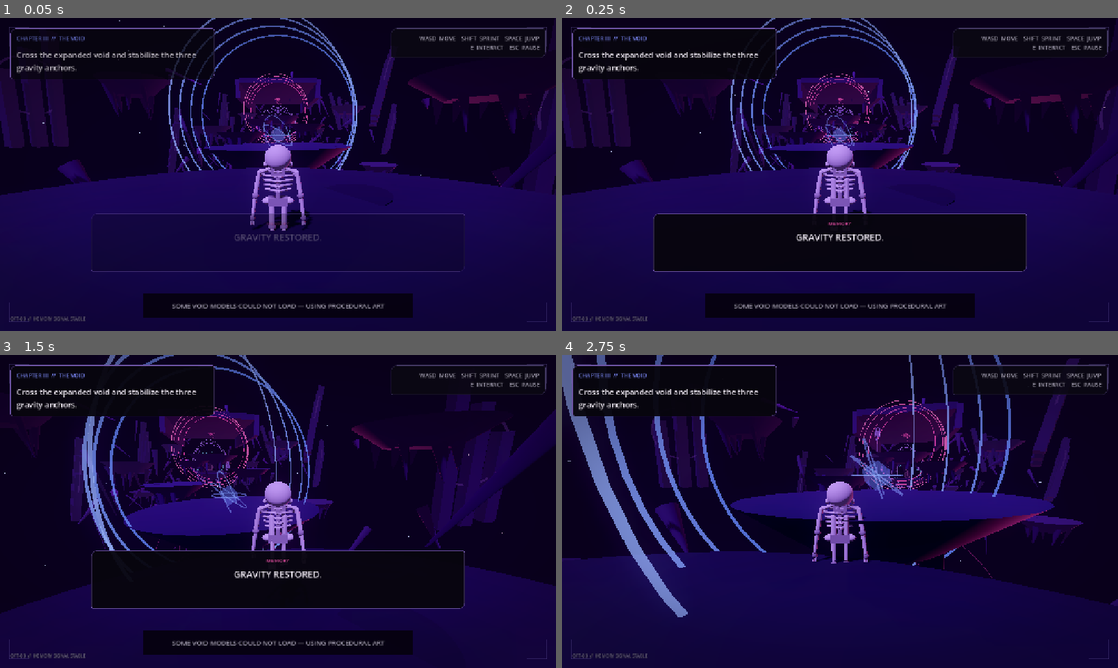
Above: before the commit, frames 1-4 (two rows, left to right).
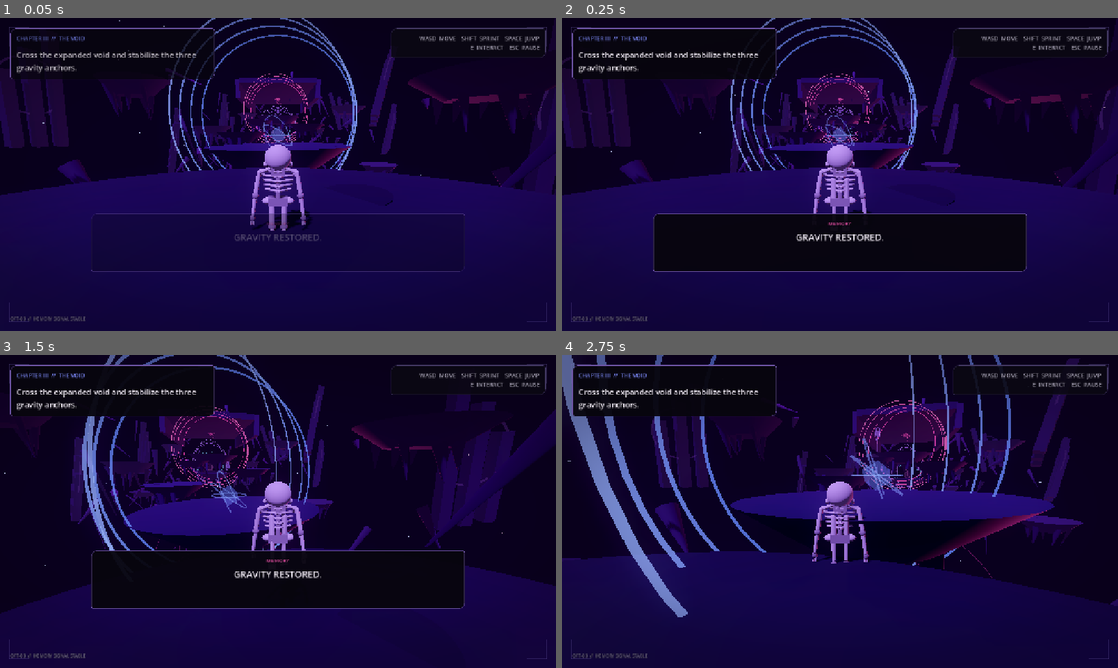
Above: after the commit, the same moments.

Repository: fuzeonspotify/outoftime
Game: Godot game, scene res://scenes/afterlife_city.tscn
The game is run twice, just before and just after one commit, with the same random seed, the same clock (stepped at 60 frames per second) and the same inputs. This scene is started directly instead of the project's main scene.
Inputs (mouse positions are in pixels of both pictures, inside the frame that each line leads up to):
- Up to frame 1 (0.05 s): no input
- Up to frame 2 (0.25 s): no input
- Up to frame 3 (1.5 s): tap Enter (ui_accept) at 0.5 s; move the mouse to (272, 517) at 0.52 s; hold E (interact) 0.53-1.28 s; hold W (move_forward) from 0.53 s (still down); tap Space (jump) at 0.77 s; move the mouse to (316, 514) at 1.27 s; tap Shift (sprint) at 1.35 s
- Up to frame 4 (2.75 s): keep holding W (move_forward); tap Space (jump) at 1.52 s; move the mouse to (795, 508) at 2.02 s; tap 1 at 2.1 s

The runs differ from the first frame. In frame 1, 3.8% of the frame differs, in the area x 25-75%, y 88-96%; in frame 2, 3.7%; in frame 3, 3.8%; in frame 4, nothing differs.

Commit message:
Use startup-warmed void models during gameplay

Diff:
--- a/scripts/world/void_glb_loader.gd
+++ b/scripts/world/void_glb_loader.gd
@@ -2,6 +2,49 @@
 
 const VERSIONED_CACHE_ROOT: String = "user://kenney_void_assets_v2"
 const ZIP_CACHE_ROOT: String = "user://kenney_void_assets"
+
+
+func _start_loading() -> void:
+	_root = get_parent() as Node3D
+	if _root == null or str(_root.name) != "AfterlifeVoid":
+		return
+	if _root.get_node_or_null("VoidGLBModels") != null:
+		return
+	if not StartupPreloader.is_ready():
+		return
+
+	var preloaded_sources: Dictionary = StartupPreloader.get_void_source_models()
+	if preloaded_sources.is_empty():
+		return
+	_source_models = preloaded_sources
+
+	_model_container = Node3D.new()
+	_model_container.name = "VoidGLBModels"
+	_root.add_child(_model_container)
+
+	_build_arrival_station_ruins()
+	await get_tree().process_frame
+	_build_low_gravity_satellites()
+	await get_tree().process_frame
+	_build_inversion_station_ceiling()
+	await get_tree().process_frame
+	_build_drift_field_models()
+	await get_tree().process_frame
+	_build_portal_station_remains()
+	await get_tree().process_frame
+	_build_distant_space_models()
+
+
+func _load_prototype(model_path: String) -> Node3D:
+	if _prototype_cache.has(model_path):
+		return _prototype_cache[model_path] as Node3D
+
+	var startup_prototype: Node3D = StartupPreloader.get_void_prototype(model_path)
+	if startup_prototype != null:
+		_prototype_cache[model_path] = startup_prototype
+		return startup_prototype
+
+	return super._load_prototype(model_path)
 
 
 func _ensure_cache_directories() -> void:
